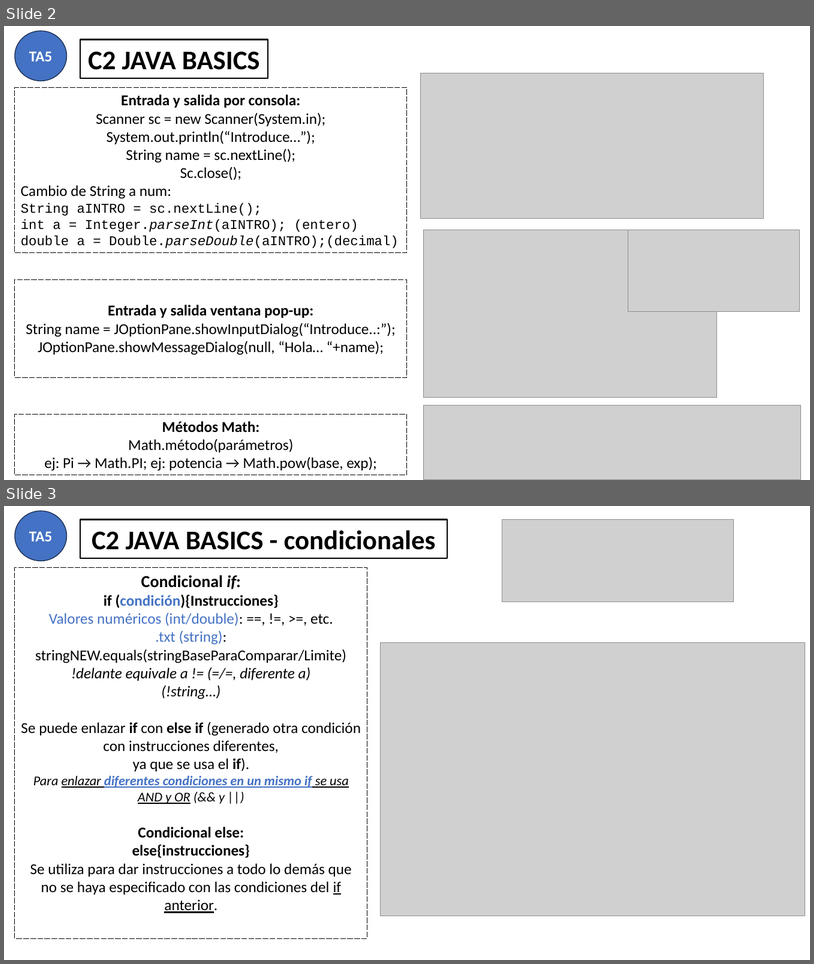
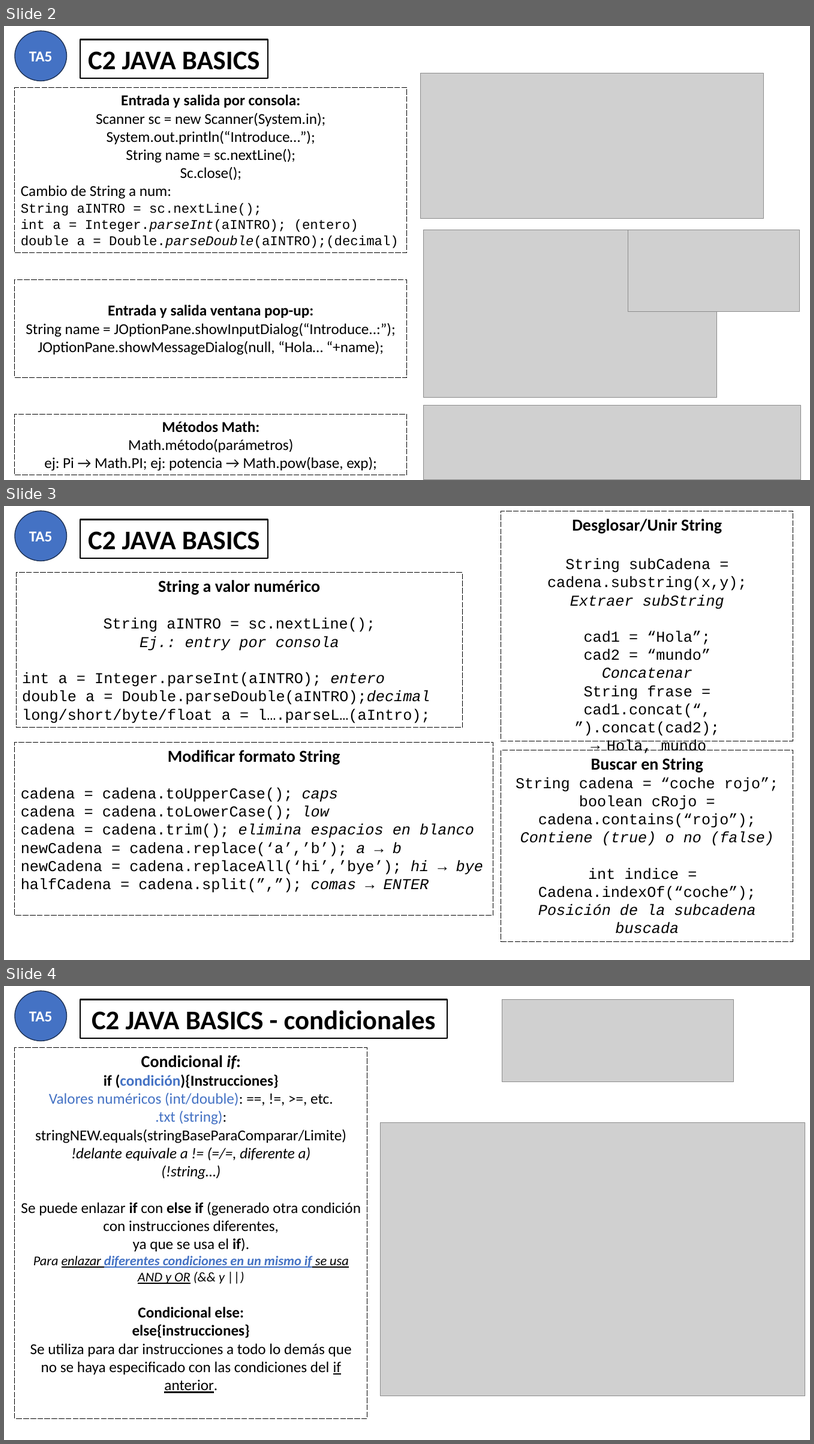
Before and after one commit to AchillesD9-Alex/-2024-Java-Angular-Bootcamp, a slide deck: [JAVA]/Comandos Java.pptx. Shown one above the other, each under a label of ours: slides 2 and 3 before the commit, slides 2, 3 and 4 after it. The pictures are 814x964 and 814x1444 pixels, drawn with LibreOffice and Linux fonts; fonts in the diff are those of the drawing; grey boxes stand for pictures. Boxes give left, top, right and bottom in pixels: in the first picture for what was removed or moved away, otherwise in the second. Text is boxed around its words. In the diff, an @@ line names an element or a change of style, - is before the commit and + after.

```diff
--- a/[JAVA]/Comandos Java.pptx
+++ b/[JAVA]/Comandos Java.pptx
@@ slide 3 added at [4,506,810,960], background #FFFFFF @@
@@ ellipse added at [15,511,67,561], fill #4472C4, outline #1E3256 1 pt, 18 pt, text #FFFFFF, bold @@
+TA5
@@ rectangle added at [80,519,268,558], outline #000000 1.5 pt, 32 pt, text #000000, bold @@
+C2 JAVA BASICS
@@ rectangle added at [501,511,794,741], outline #000000 0.75 pt dashed, 18 pt, text #000000 @@
+Desglosar/Unir String
+String subCadena = cadena.substring(x,y);
+Extraer subString
+cad1 = “Hola”;
+cad2 = “mundo”
+Concatenar
+String frase =
+cad1.concat(“, ”).concat(cad2);
+→ Hola, mundo
@@ rectangle added at [16,573,462,727], outline #000000 0.75 pt dashed, 18 pt, text #000000 @@
+String a valor numérico
+String aINTRO = sc.nextLine();
+Ej.: entry por consola
+int a = Integer.parseInt(aINTRO); entero
+double a = Double.parseDouble(aINTRO);decimal
+long/short/byte/float a = l….parseL…(aIntro);
@@ rectangle added at [15,742,494,915], outline #000000 0.75 pt dashed, 18 pt, text #000000 @@
+Modificar formato String
+cadena = cadena.toUpperCase(); caps
+cadena = cadena.toLowerCase(); low
+cadena = cadena.trim(); elimina espacios en blanco
+newCadena = cadena.replace(‘a’,’b’); a → b
+newCadena = cadena.replaceAll(‘hi’,’bye’); hi → bye
+halfCadena = cadena.split(”,”); comas → ENTER
@@ rectangle added at [501,750,794,941], outline #000000 0.75 pt dashed, 18 pt, text #000000 @@
+Buscar en String
+String cadena = “coche rojo”;
+boolean cRojo = cadena.contains(“rojo”);
+Contiene (true) o no (false)
+int indice =
+Cadena.indexOf(“coche”);
+Posición de la subcadena buscada
@@ what was slide 3 is now slide 4 @@
```
Also in this commit, not shown: 1 other slide added, 24 other files.
